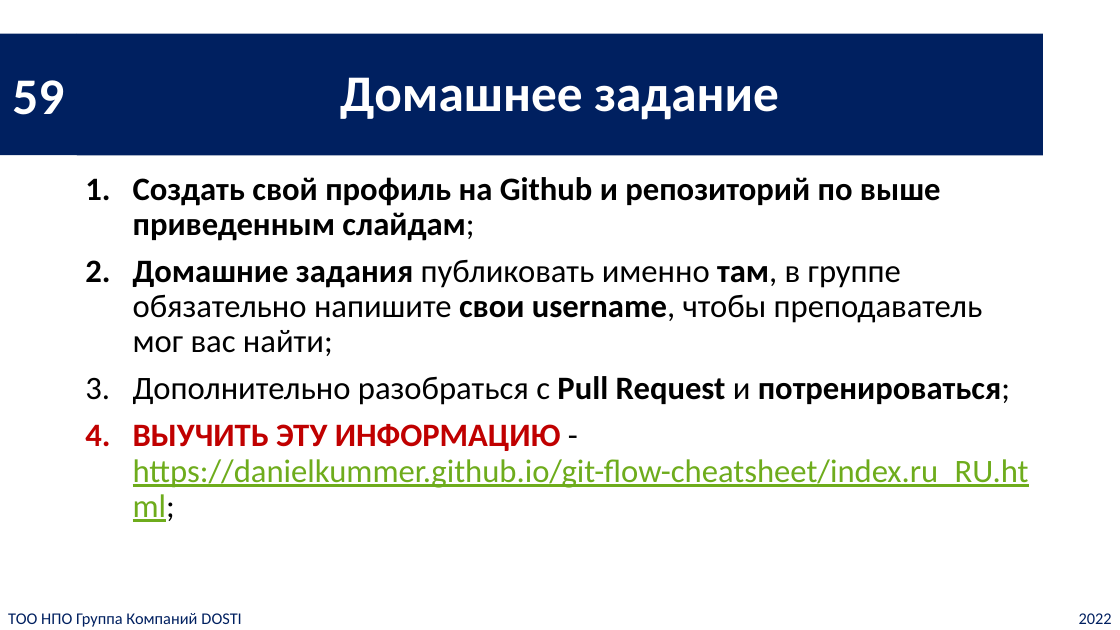
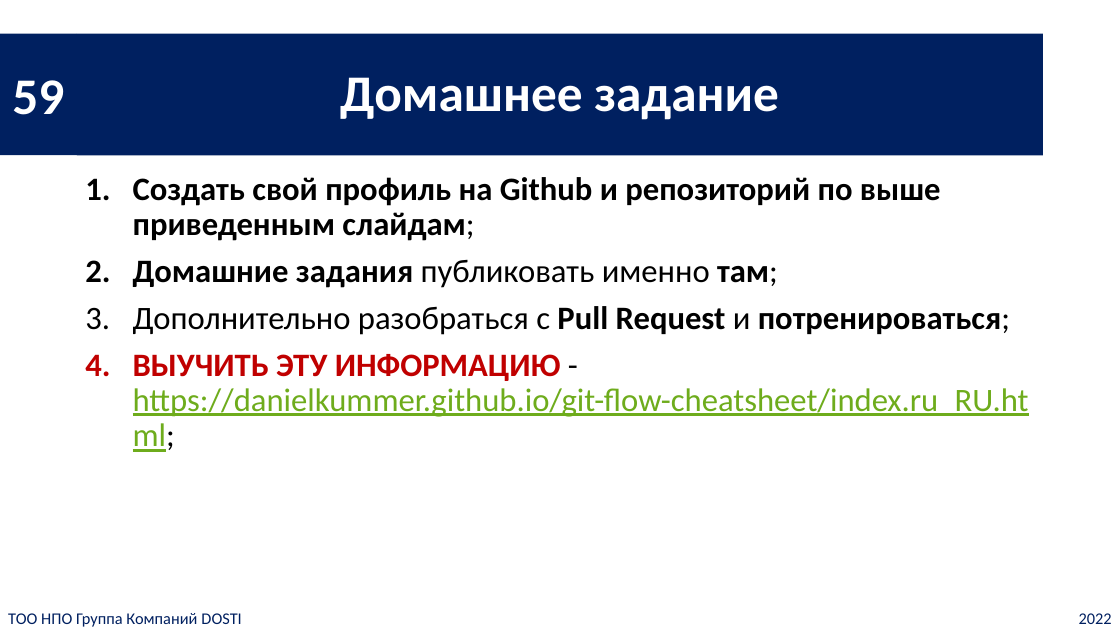
Before and after one commit to ic-dosti/CourseCShJunior, a slide deck: slide 52 of slides-ru/main_ru.pptx (slide 39 before the commit). Drawn at 1120x630 pixels with LibreOffice and Linux fonts; fonts in the diff are those of the drawing. Boxes give left, top, right and bottom in pixels: in the first picture for what was removed or moved away, otherwise in the second. Text is boxed around its words. In the diff, an @@ line names an element or a change of style, - is before the commit and + after.

```diff
--- a/slides-ru/main_ru.pptx
+++ b/slides-ru/main_ru.pptx
@@ text at [133,259,778,288]: text changed; bold on @@
-2. Домашние задания публиковать именно там, в группе обязательно напишите свои username, чтобы преподаватель мог вас найти;
+2. Домашние задания публиковать именно там;
```
Also in this commit, not shown: 30 other slides changed, 12 slides added, 16 other files.
